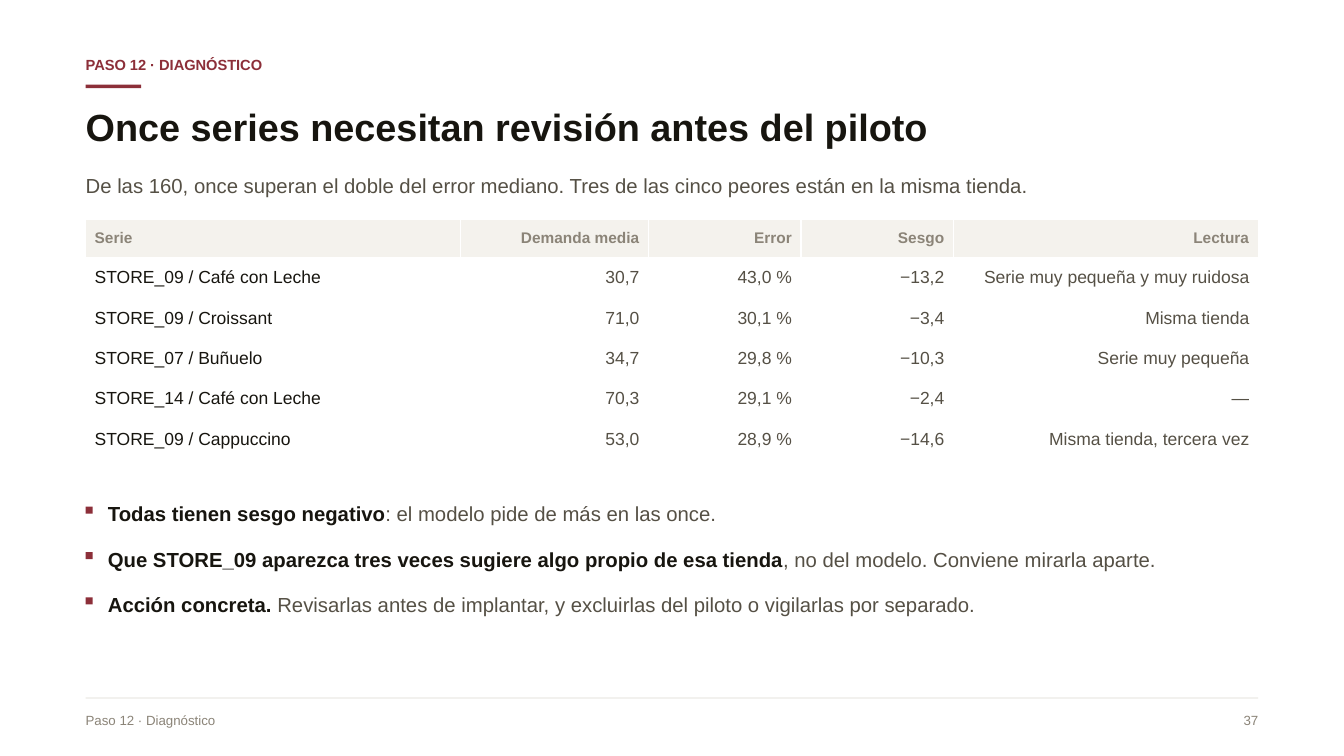
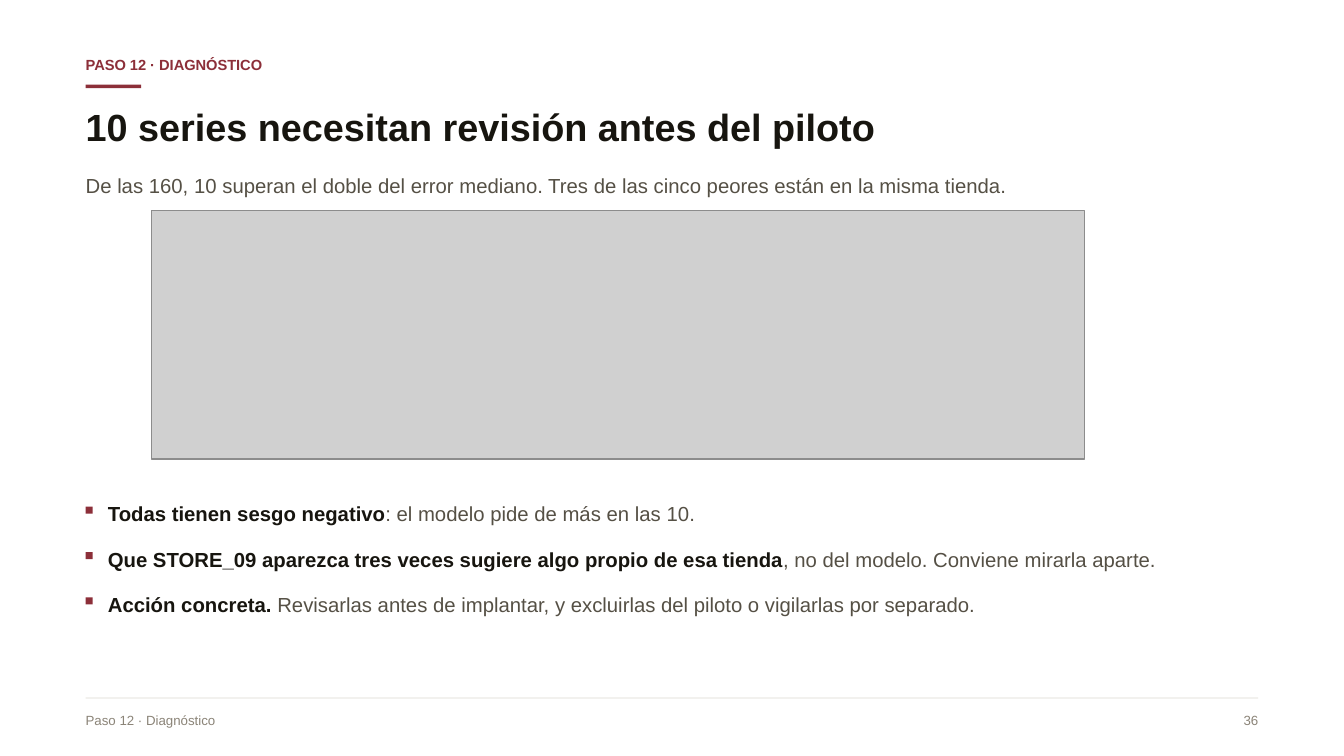
Before and after one commit to Danilo22m/Prueba_Tostao, a slide deck: slide 32 of Presentacion_Caso_A.pptx (slide 36 before the commit). Drawn at 1344x756 pixels with LibreOffice and Linux fonts; fonts in the diff are those of the drawing; grey boxes stand for pictures. Boxes give left, top, right and bottom in pixels: in the first picture for what was removed or moved away, otherwise in the second. Text is boxed around its words. In the diff, an @@ line names an element or a change of style, - is before the commit and + after.

```diff
--- a/Presentacion_Caso_A.pptx
+++ b/Presentacion_Caso_A.pptx
@@ text at (86, 113, 875, 148): text changed @@
-Once series necesitan revisión antes del piloto
+10 series necesitan revisión antes del piloto
@@ text at (86, 178, 1006, 198): text changed @@
-De las 160, once superan el doble del error mediano. Tres de las cinco peores están en la misma tienda.
+De las 160, 10 superan el doble del error mediano. Tres de las cinco peores están en la misma tienda.
@@ table removed at (86, 220, 1257, 460), 6 rows, 5 columns @@
-Serie | Demanda media | Error | Sesgo | Lectura
-STORE_09 / Café con Leche | 30,7 | 43,0 % | −13,2 | Serie muy pequeña y muy ruidosa
-STORE_09 / Croissant | 71,0 | 30,1 % | −3,4 | Misma tienda
-STORE_07 / Buñuelo | 34,7 | 29,8 % | −10,3 | Serie muy pequeña
-STORE_14 / Café con Leche | 70,3 | 29,1 % | −2,4 | —
-STORE_09 / Cappuccino | 53,0 | 28,9 % | −14,6 | Misma tienda, tercera vez
@@ picture added at (151, 211, 1084, 459) @@
@@ text at (108, 506, 695, 526): text changed @@
-Todas tienen sesgo negativo: el modelo pide de más en las once.
+Todas tienen sesgo negativo: el modelo pide de más en las 10.
@@ text at (1244, 716, 1259, 725): text changed @@
-37
+36
```
Also in this commit, not shown: 41 other slides changed, 3 slides added, 8 slides removed, 15 other files.
